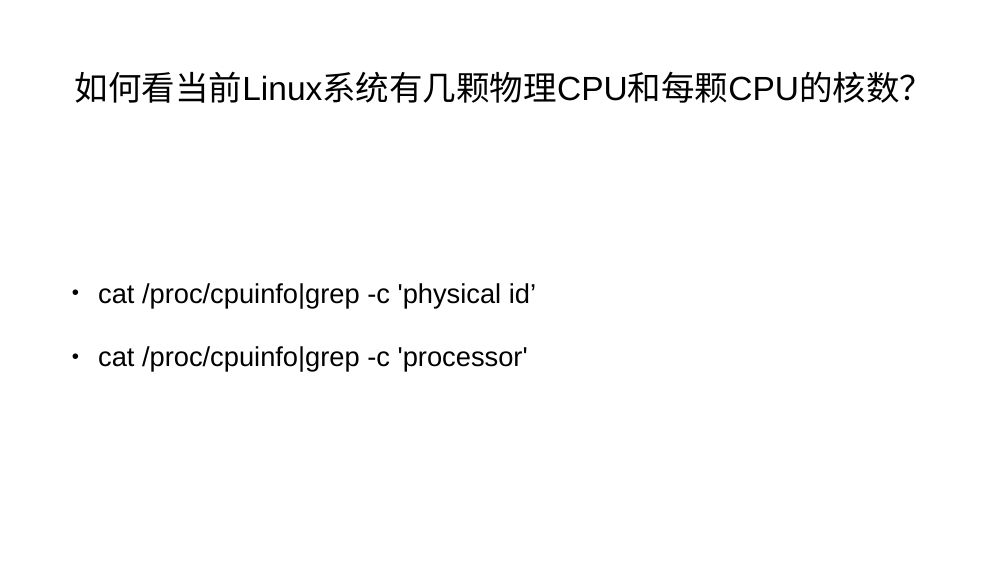
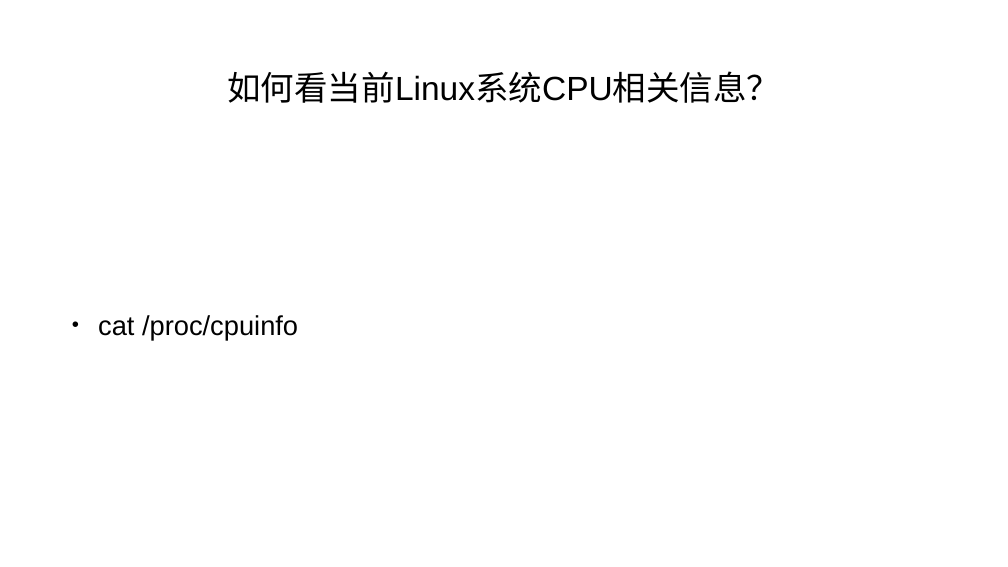
Before and after one commit to mengning/linuxstart, a slide deck: slide 9 of L10/Linux常见试题解析.pptx (slide 8 before the commit). Drawn at 1008x567 pixels with LibreOffice and Linux fonts; fonts in the diff are those of the drawing. Boxes give left, top, right and bottom in pixels: in the first picture for what was removed or moved away, otherwise in the second. Text is boxed around its words. In the diff, an @@ line names an element or a change of style, - is before the commit and + after.

Commit message:
fin

```diff
--- a/L10/Linux常见试题解析.pptx
+++ b/L10/Linux常见试题解析.pptx
@@ title at [227,71,780,103]: text changed; size 63.8 to 63.9 pt @@
-如何看当前Linux系统有几颗物理CPU和每颗CPU的核数？
+如何看当前Linux系统CPU相关信息？
@@ text at [98,315,298,339]: text changed @@
-• cat /proc/cpuinfo|grep -c 'physical id’
-• cat /proc/cpuinfo|grep -c 'processor'
+• cat /proc/cpuinfo
```
Also in this commit, not shown: 2 other slides changed, 11 slides added.
